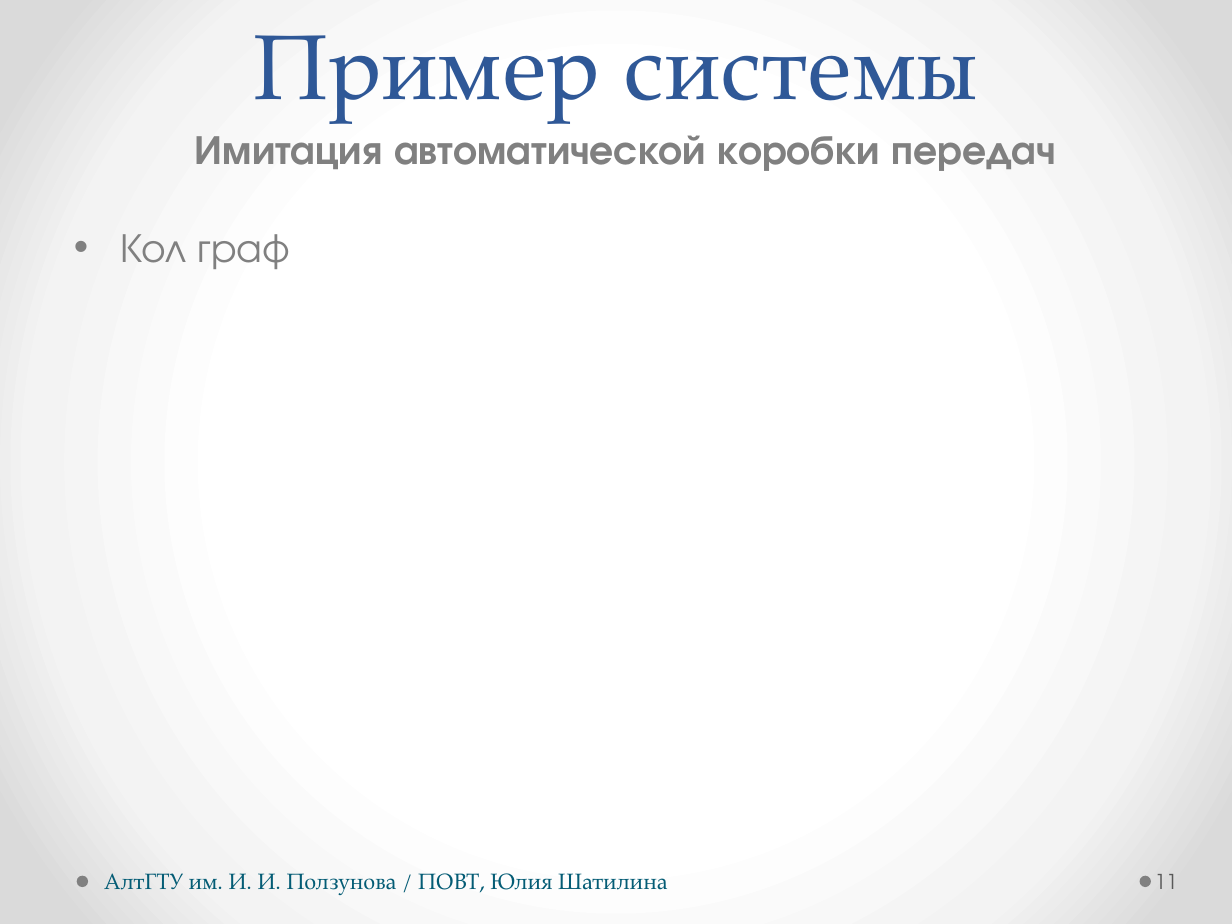
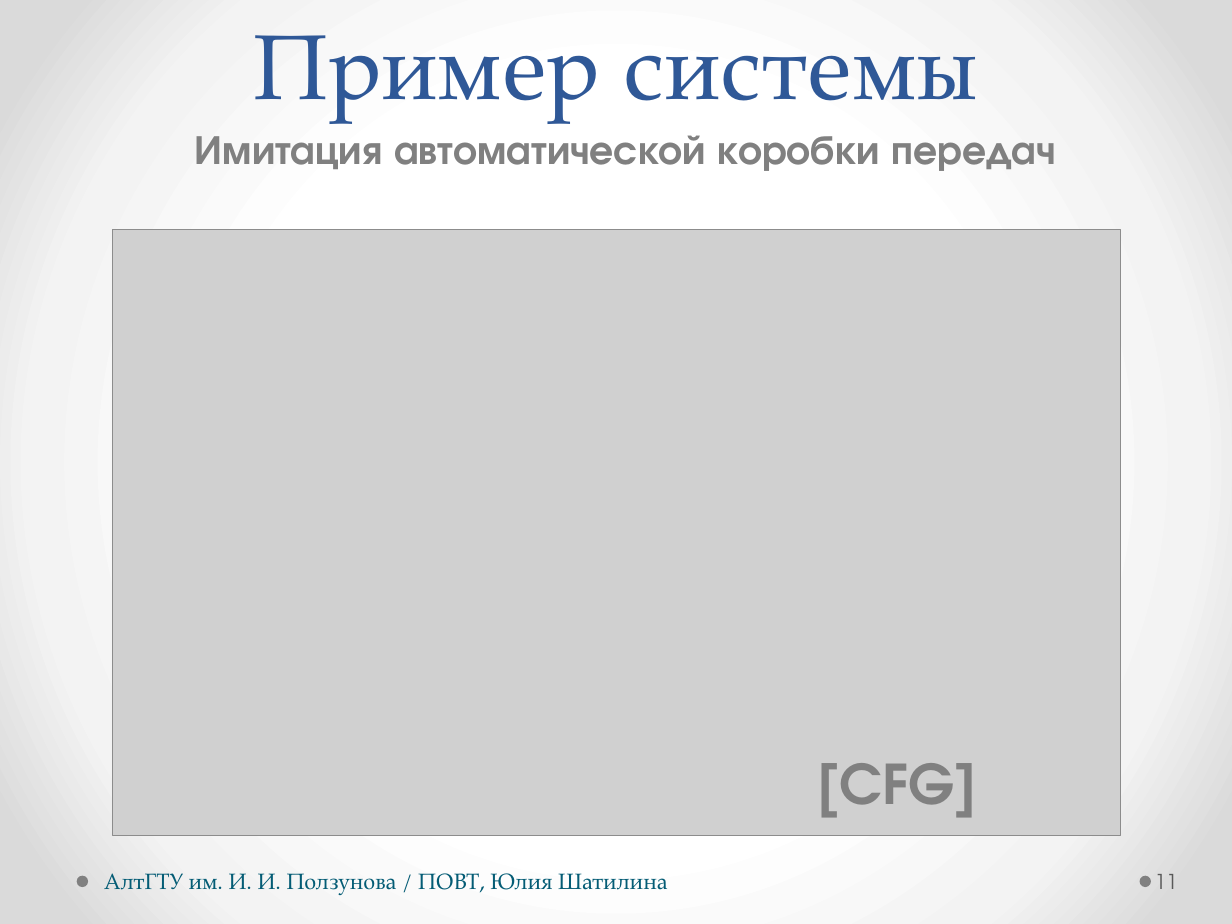
Before and after one commit to hisohito/proto-doc, a slide deck: slide 11 of shatilina.pptx. Drawn at 1232x924 pixels with LibreOffice and Linux fonts; fonts in the diff are those of the drawing; grey boxes stand for pictures. Boxes give left, top, right and bottom in pixels: in the first picture for what was removed or moved away, otherwise in the second. Text is boxed around its words. In the diff, an @@ line names an element or a change of style, - is before the commit and + after.

```diff
--- a/shatilina.pptx
+++ b/shatilina.pptx
@@ picture added at box(113, 229, 1121, 835) @@
@@ text removed at box(120, 234, 291, 269) @@
-• Кол граф
@@ text added at box(818, 763, 977, 818), 32 pt, text #808080, bold @@
+[CFG]
```
Also in this commit, not shown: 3 other slides changed, 4 other files.
